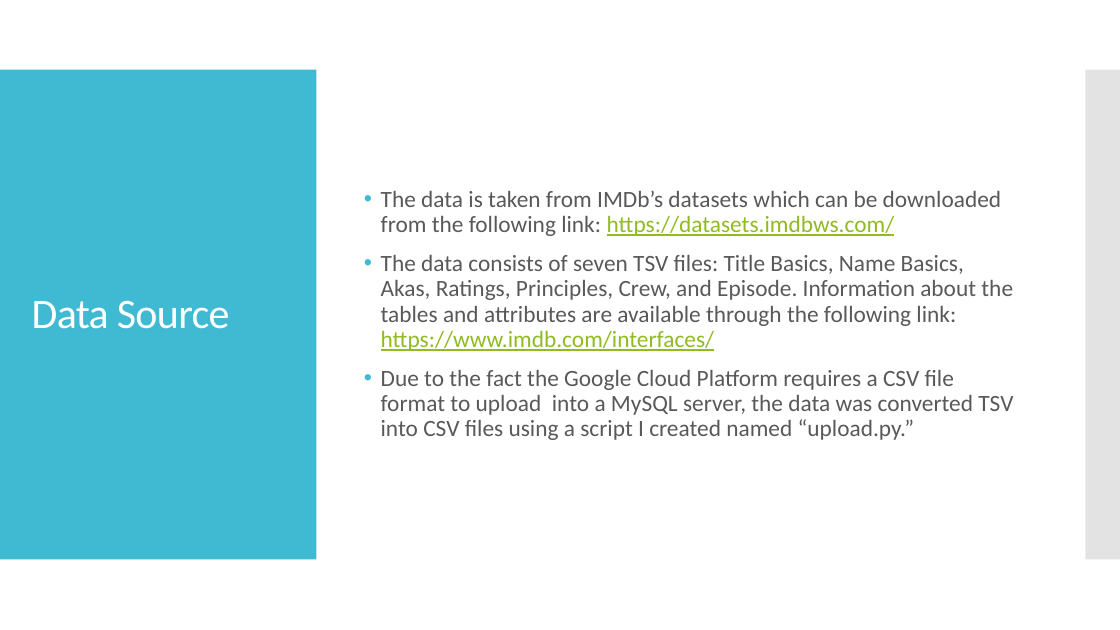
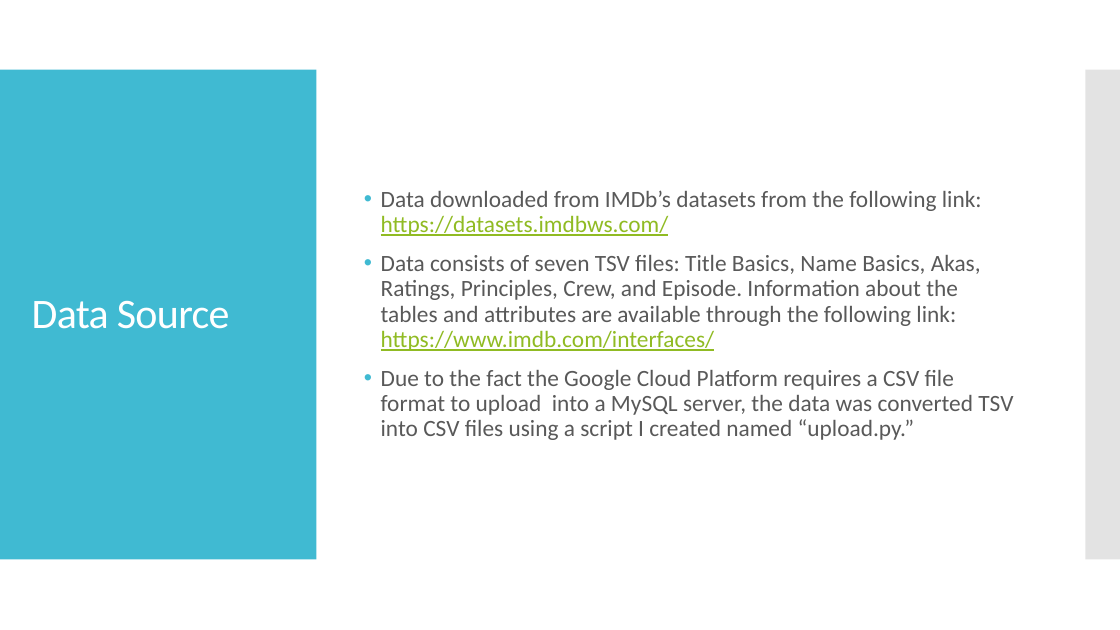
Before and after one commit to TobyJChappell/CPSC_408, a slide deck: slide 3 of Final_Project/Final Project Presentation.pptx. Drawn at 1120x630 pixels with LibreOffice and Linux fonts; fonts in the diff are those of the drawing. Boxes give left, top, right and bottom in pixels: in the first picture for what was removed or moved away, otherwise in the second. Text is boxed around its words. In the diff, an @@ line names an element or a change of style, - is before the commit and + after.

```diff
--- a/Final_Project/Final Project Presentation.pptx
+++ b/Final_Project/Final Project Presentation.pptx
@@ text at [381, 190, 982, 351]: text changed @@
-• The data is taken from IMDb’s datasets which can be downloaded from the following link: https://datasets.imdbws.com/
-• The data consists of seven TSV files: Title Basics, Name Basics, Akas, Ratings, Principles, Crew, and Episode. Information about the tables and attributes are available through the following link: https://www.imdb.com/interfaces/
+• Data downloaded from IMDb’s datasets from the following link: https://datasets.imdbws.com/
+• Data consists of seven TSV files: Title Basics, Name Basics, Akas, Ratings, Principles, Crew, and Episode. Information about the tables and attributes are available through the following link: https://www.imdb.com/interfaces/
```
Also in this commit, not shown: 1 other slide changed, 2 other files.
